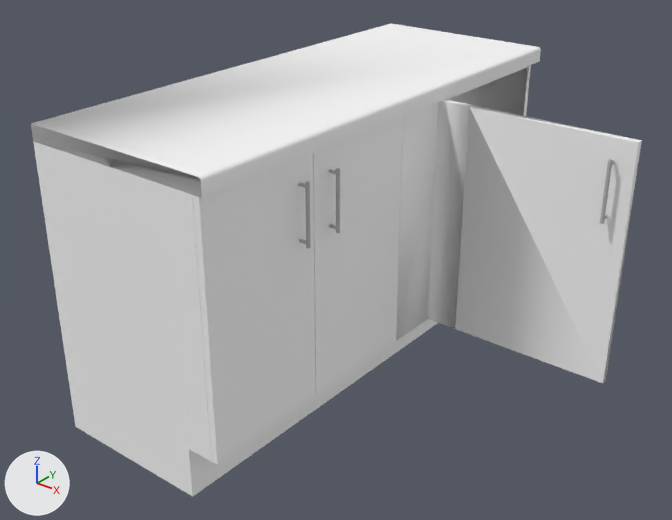
The FBX model Assets/base_cab_03_piv.fbx as it was, and as the next commit left it.
One viewpoint serves both versions: a camera (50 mm lens) standing at (0.01986, -0.01342, 0.01782) and looking at (0.00489, 0.00529, 0.00622). Every picture has the same lights, and +X, +Y and +Z are marked at lower left. Where no turn or scale is listed for an object, it has been applied to the vertices.

The first picture shows 'base_cab_03_piv:base_cab_corner_03_GRP_131620_240240240', 'base_cab_03_piv:base_cab_corner_03_GRP_CounterTop_131612_240240240', 'base_cab_03_piv:base_cab_corner_03_GRP_Facade_131613_240240240', 'base_cab_03_piv:base_cab_corner_03_GRP_Facade_131616_240240240', 'base_cab_03_piv:base_cab_corner_03_GRP_Junction_131619_240240240', 'base_cab_03_piv:base_cab_corner_03_GRP_Left_side_131574_240240240', 'base_cab_03_piv:base_cab_corner_03_GRP_Plinth_131591_240240240', 'base_cab_03_piv:base_cab_corner_03_GRP_Right_side_131575_240240240'.
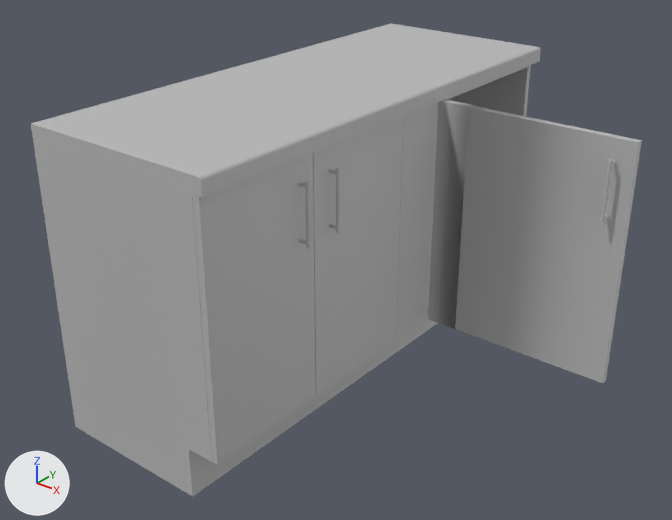
Where the change shows, as pixel boxes [x1, y1, x2, y2] in the pictures (672 x 520 px; the box of a moved part takes in the faces that stretch with it):
'base_cab_03_piv:base_cab_corner_03_GRP_Left_side_131574_240240240', recoloured
    both: [33, 141, 212, 493]
part 1 of me_mesh_021, recoloured
    both: [396, 99, 473, 341]
part 2 of me_mesh_005, recoloured
    both: [455, 106, 642, 383]
part 3 of me_mesh_020, moved or reshaped
    both: [31, 124, 202, 198]
part 4 of me_mesh_020, recoloured (white to grey)
    both: [31, 24, 541, 198]
part 5 of me_mesh_003, recoloured
    both: [313, 117, 403, 396]
part 6 of me_mesh, recoloured
    both: [192, 153, 316, 464]
part 7 of me_mesh_013, recoloured
    both: [183, 319, 437, 497]

The change, as a diff of the scene's bpy script:
```diff
--- a/Assets/base_cab_03_piv.fbx.py
+++ b/Assets/base_cab_03_piv.fbx.py
@@ me_mesh_006 @@
 me_mesh_006.from_pydata(...)  # 12 vertices, 20 faces; spans x 0.00042..0.00602, y -0.001..-0.0008, z 0.00198..0.01048
-me_mesh_006.materials.append(mat_240240240)  # white #f8f8f8
+me_mesh_006.materials.append(mat_lambert2)  # grey #bcbcbc
@@ me_mesh_003 @@
 me_mesh_003.from_pydata(...)  # 8 vertices, 12 faces; spans x 0.00602..0.00622, y 0.00276..0.00649, z 0.00349..0.01047
+# me_mesh_003 part 5: 12 faces spanning x 0.00602..0.00622, y 0.00276..0.00649, z 0.00349..0.01047 switch from mat_240240240 (white #f8f8f8) to mat_lambert2 (grey #bcbcbc)
@@ me_mesh_021 @@
 me_mesh_021.from_pydata(...)  # 12 vertices, 20 faces; spans x 0.00602..0.00722, y 0.0065..0.0084, z 0.00348..0.01048
+# me_mesh_021 part 1: 20 faces spanning x 0.00602..0.00722, y 0.0065..0.0084, z 0.00348..0.01048 switch from mat_240240240 (white #f8f8f8) to mat_lambert2 (grey #bcbcbc)
@@ me_mesh_013 @@
 me_mesh_013.from_pydata(...)  # 8 vertices, 12 faces; spans x 0.00502..0.00522, y -0.001..0.014, z 0.00198..0.00348
+# me_mesh_013 part 7: 12 faces spanning x 0.00502..0.00522, y -0.001..0.014, z 0.00198..0.00348 switch from mat_240240240 (white #f8f8f8) to mat_lambert2 (grey #bcbcbc)
@@ me_mesh_005 @@
 me_mesh_005.from_pydata(...)  # 8 vertices, 12 faces; spans x 0.00723..0.01202, y 0.0082..0.0084, z 0.00348..0.01047
+# me_mesh_005 part 2: 12 faces spanning x 0.00723..0.01202, y 0.0082..0.0084, z 0.00348..0.01047 switch from mat_240240240 (white #f8f8f8) to mat_lambert2 (grey #bcbcbc)
@@ me_mesh @@
 me_mesh.from_pydata(...)  # 8 vertices, 12 faces; spans x 0.00602..0.00622, y -0.00099..0.00274, z 0.00349..0.01047
+# me_mesh part 6: 12 faces spanning x 0.00602..0.00622, y -0.00099..0.00274, z 0.00349..0.01047 switch from mat_240240240 (white #f8f8f8) to mat_lambert2 (grey #bcbcbc)
@@ me_mesh_020 @@
 me_mesh_020.from_pydata(...)  # 20 vertices, 36 faces; spans x 0.00042..0.00632, y -0.001..0.014, z 0.01048..0.01093
+# me_mesh_020 part 3
+# 8 faces are deleted
+# 8 new faces join them
+# me_mesh_020 part 4: 36 faces spanning x 0.00042..0.00632, y -0.001..0.014, z 0.01048..0.01093 switch from mat_240240240 (white #f8f8f8) to mat_lambert2 (grey #bcbcbc)
```
